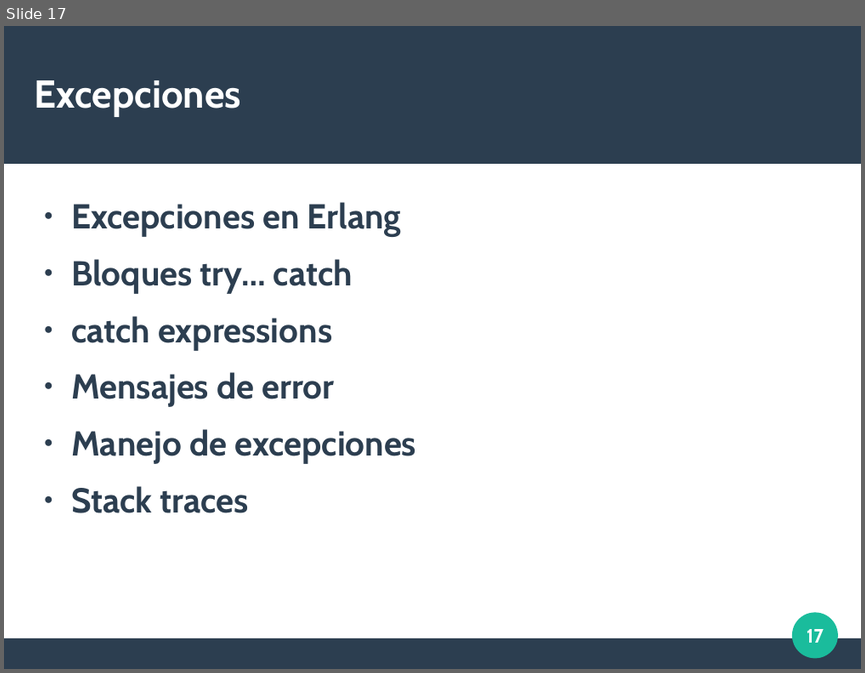
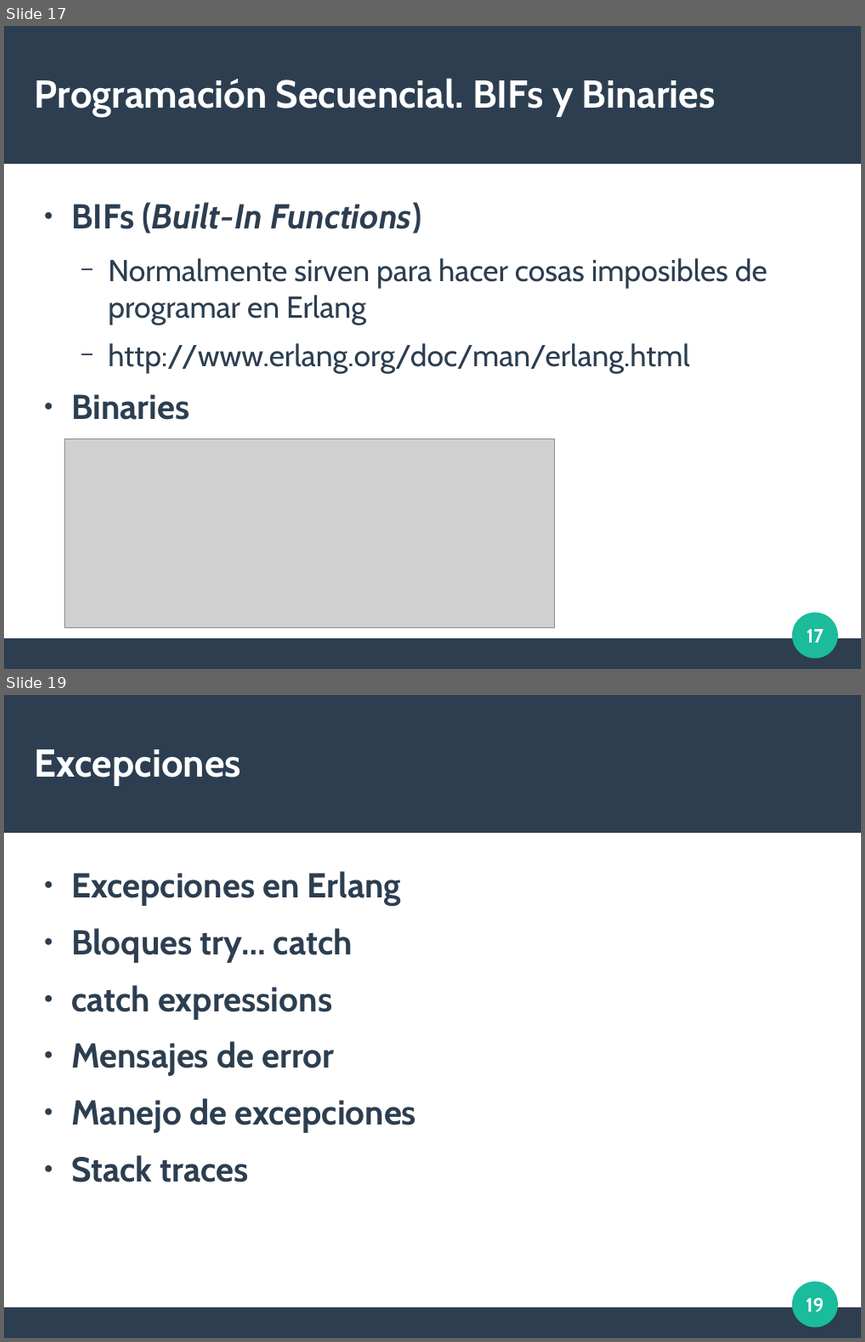
Before and after one commit to duqueGZ/erlang_101, a slide deck: doc/slides_erlang_101.odp. Shown one above the other, each under a label of ours: slide 17 before the commit, slides 17 and 19 after it; the slides between them are not shown. The pictures are 865x673 and 865x1342 pixels, drawn with LibreOffice and Linux fonts; fonts in the diff are those of the drawing; grey boxes stand for pictures. Boxes give left, top, right and bottom in pixels: in the first picture for what was removed or moved away, otherwise in the second. Text is boxed around its words. In the diff, an @@ line names an element or a change of style, - is before the commit and + after.

```diff
--- a/doc/slides_erlang_101.odp
+++ b/doc/slides_erlang_101.odp
@@ slide 17 added at (x1=4, y1=26, x2=861, y2=669), background #FFFFFF; not listed: 3 template elements that a slide beside it also shows @@
@@ title added at (x1=35, y1=78, x2=715, y2=117), 36 pt, text #FFFFFF, bold @@
+Programación Secuencial. BIFs y Binaries
@@ text added at (x1=71, y1=202, x2=767, y2=420), 28 pt, text #2C3E50 @@
+● BIFs (Built-In Functions)
+  − Normalmente sirven para hacer cosas imposibles de programar en Erlang
+  − http://www.erlang.org/doc/man/erlang.html
+● Binaries
@@ picture added at (x1=65, y1=438, x2=556, y2=627) @@
@@ page number added at (x1=806, y1=629, x2=823, y2=642), 18 pt, text #FFFFFF, bold @@
+17
@@ what was slide 17 is now slide 19 @@
@@ page number at (x1=806, y1=1297, x2=823, y2=1311): text changed @@
-17
+19
```
Also in this commit, not shown: 2 slides changed.
